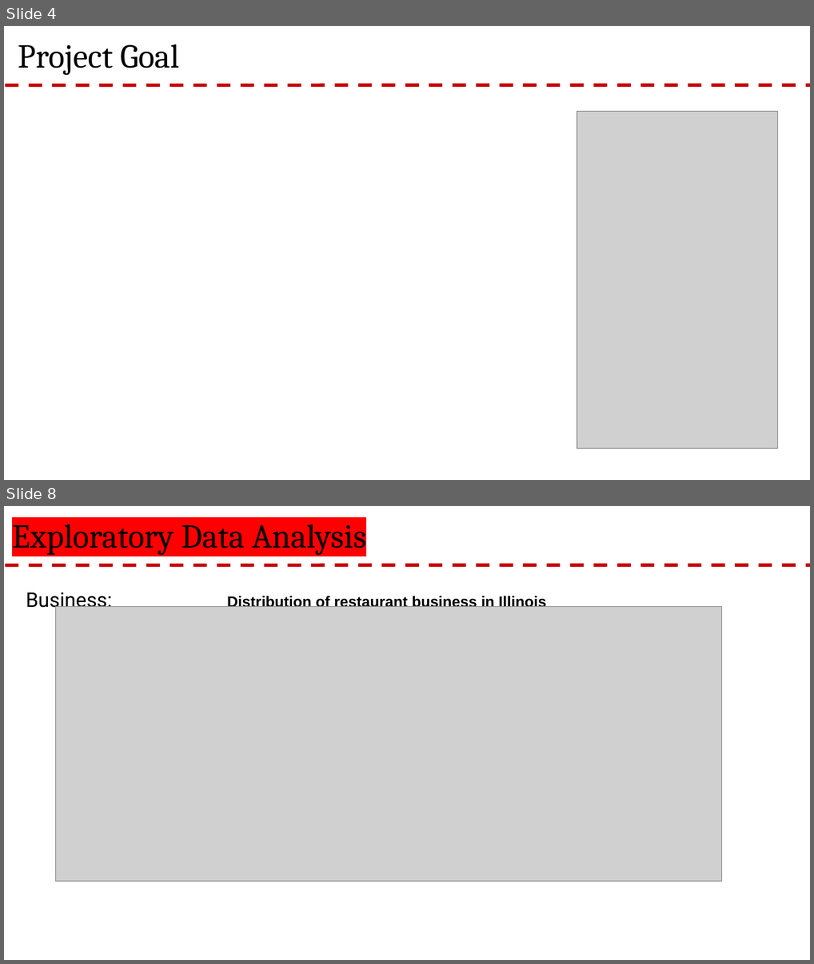
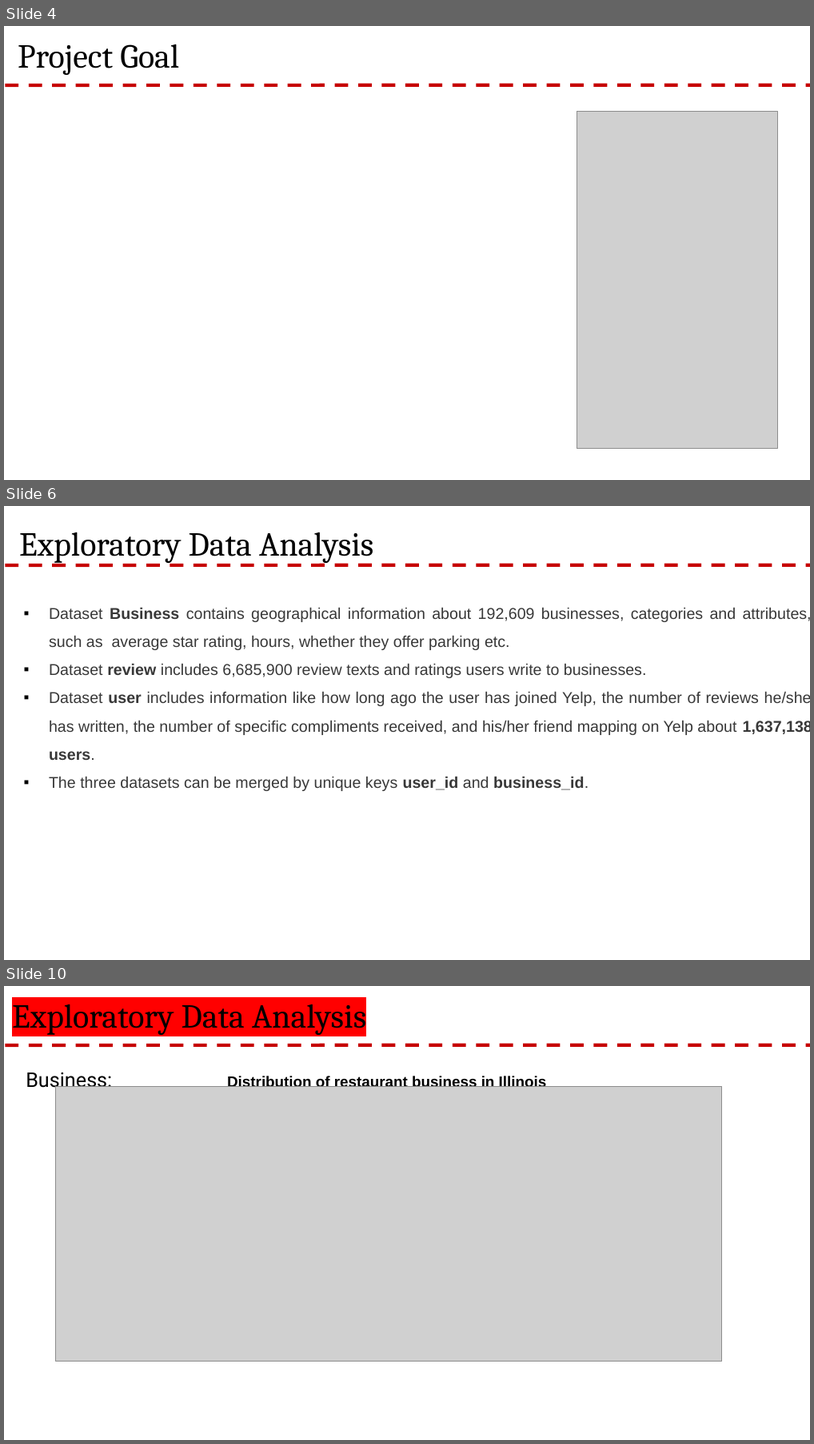
Before and after one commit to rnair7163/Restaurant-Recommendation-System-using-Yelp-Dataset, a slide deck: PPT/Yelp Presentation.pptx. Shown one above the other, each under a label of ours: slides 4 and 8 before the commit, slides 4, 6 and 10 after it; the slides between them are not shown. The pictures are 814x964 and 814x1444 pixels, drawn with LibreOffice and Linux fonts; fonts in the diff are those of the drawing; grey boxes stand for pictures; background and template pictures are left out. Boxes give left, top, right and bottom in pixels: in the first picture for what was removed or moved away, otherwise in the second. Text is boxed around its words. In the diff, an @@ line names an element or a change of style, - is before the commit and + after.

```diff
--- a/PPT/Yelp Presentation.pptx
+++ b/PPT/Yelp Presentation.pptx
@@ slide 6 added at box(4, 506, 810, 960), background #FFFFFF; not listed: 1 template element that a slide beside it also shows @@
@@ title added at box(19, 532, 374, 564), 30 pt, text #000000 @@
+Exploratory Data Analysis
@@ text added at box(49, 607, 810, 791), 14 pt, text #383838 @@
+▪ Dataset Business contains geographical information about 192,609 businesses, categories and attributes, such as average star rating, hours, whether they offer parking etc.
+▪ Dataset review includes 6,685,900 review texts and ratings users write to businesses.
+▪ Dataset user includes information like how long ago the user has joined Yelp, the number of reviews he/she has written, the number of specific compliments received, and his/her friend mapping on Yelp about 1,637,138 users.
+▪ The three datasets can be merged by unique keys user_id and business_id.
@@ what was slide 8 is now slide 10 @@
```
Also in this commit, not shown: 4 slides changed, 1 other slide added.
